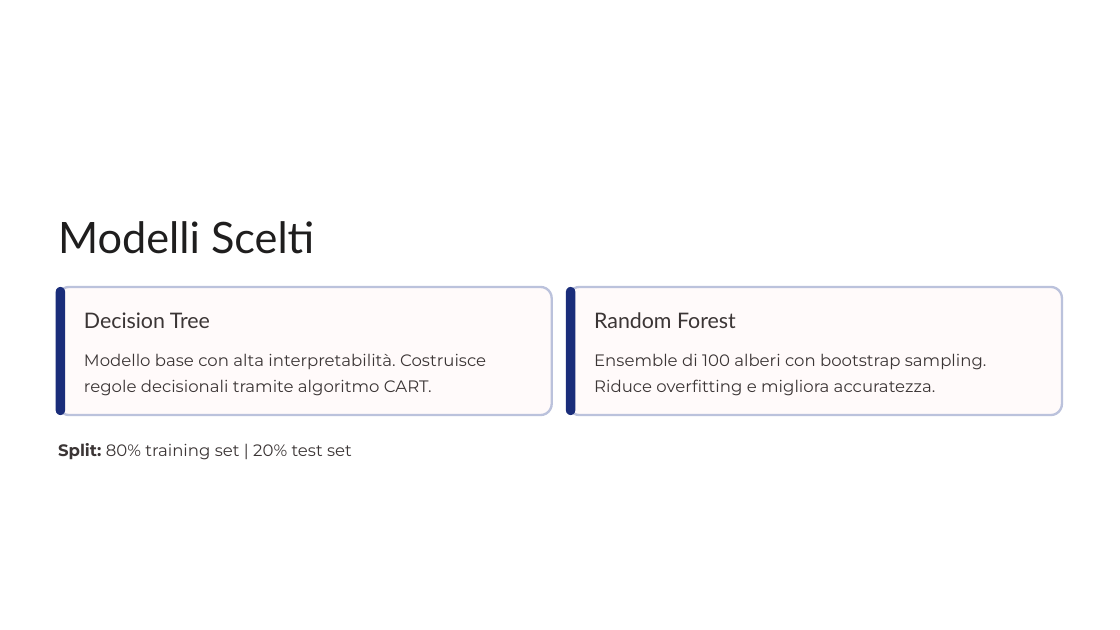
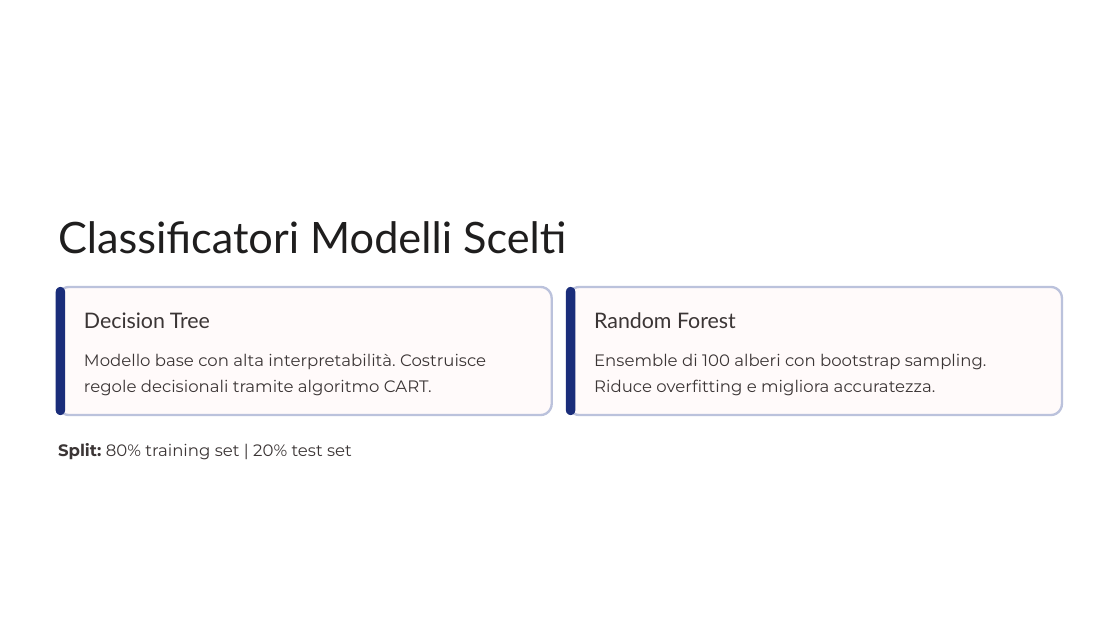
Before and after one commit to EmilianoDG5/ML-Heart-Disease, a slide deck: slide 7 of documenti/Heart-Disease.pptx. Drawn at 1120x630 pixels with LibreOffice and Linux fonts; fonts in the diff are those of the drawing. Boxes give left, top, right and bottom in pixels: in the first picture for what was removed or moved away, otherwise in the second. Text is boxed around its words. In the diff, an @@ line names an element or a change of style, - is before the commit and + after.

```diff
--- a/documenti/Heart-Disease.pptx
+++ b/documenti/Heart-Disease.pptx
@@ text at (58, 221, 566, 254): text changed @@
-Modelli Scelti
+Classificatori Modelli Scelti
```
Also in this commit, not shown: 1 other slide changed, 1 other file.
